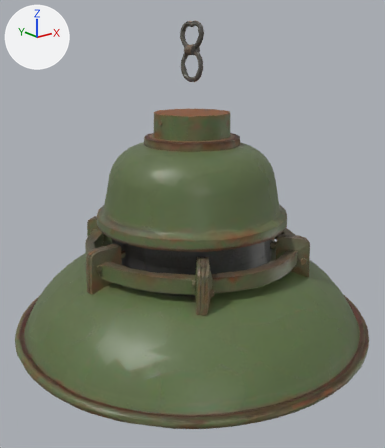
The glTF model godot/assets/fiume_lento/lampada_capannone.glb, before and after one commit.
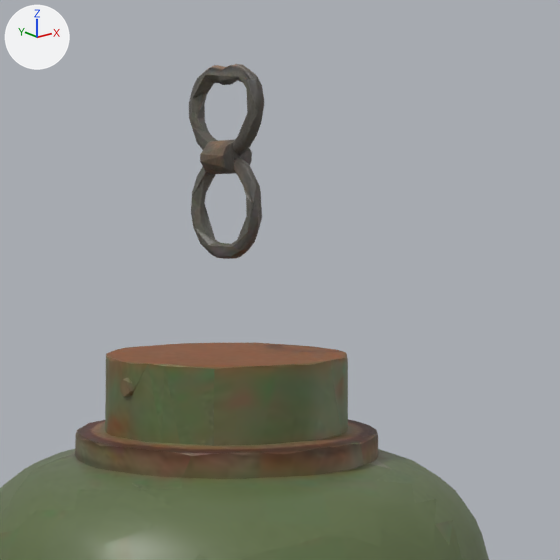
There are two pictures of each version: one whole from a 50 mm lens placed at (-0.447, -0.56, -0.044), pointed at (-0.01, -0.014, -0.262), one close up on the part from 31% to 77% of the width and 0% to 40% of the height. The axes (+X, +Y, +Z) are drawn at upper left. The lights are the same throughout. The first two pictures are the older version. Vertices at exactly the same position are counted once.
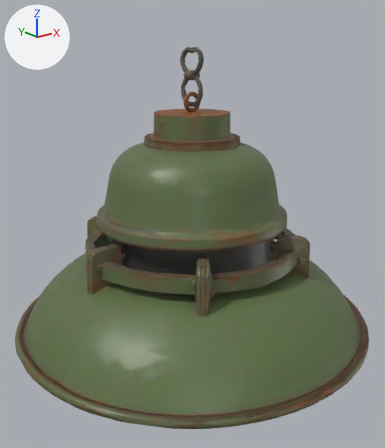
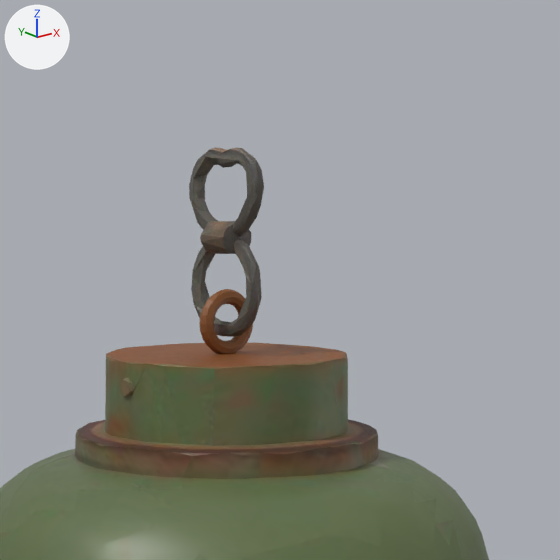
The newer file is also turned or shifted as a whole; pictures and numbers use the older file's frame.

Pixel boxes [x1, y1, x2, y2] of what changed, in the close-ups (560 x 560 px; the box of a moved part takes in the faces that stretch with it):
'Mesh_0', reshaped: before [0, 64, 489, 560]; after [0, 148, 489, 560]
part 1 of me_mesh_0, added (brown): after [199, 289, 253, 354]
part 2 of me_mesh_0, moved or reshaped: before [189, 64, 264, 259]; after [189, 148, 264, 337]
part 3 of me_mesh_0, surface changed: before [249, 165, 261, 192]; after [214, 162, 237, 168]

Patch to the scene script:
```diff
--- a/godot/assets/fiume_lento/lampada_capannone.glb.py
+++ b/godot/assets/fiume_lento/lampada_capannone.glb.py
@@ me_mesh_0 @@
 # used by ob_mesh_0; location = (0.0, 0.0, 0.0)
-me_mesh_0.from_pydata(...)  # 3940 vertices, 7922 faces; spans x -0.25..0.25, y -0.25..0.25, z -0.416..0.0
+me_mesh_0.from_pydata(...)  # 4132 vertices, 8306 faces; spans x -0.25..0.25, y -0.25..0.25, z -0.416..-0.031
+# me_mesh_0 part 1: a new loose piece, a torus around y (ring radius 0.0105, tube radius 0.003) spanning x -0.0135..0.0135, y -0.003..0.003, z -0.1138..-0.0868, in mat_material_0
+# me_mesh_0 part 2
+# 9 vertices are removed from x -0.003..0.004, y -0.007..0.012, z -0.008..-0.004
+# 51 faces are deleted
+# 142 vertices in x -0.007..0.007, y -0.022..0.024, z -0.075..0.0 move by (0.0, 0.0, -0.031)
+# 55 vertices in x -0.007..0.008, y -0.022..0.023, z -0.074..0.0 move by (0.0, 0.0, -0.032)
+# 9 vertices move from x -0.001..0.003, y -0.021..-0.007, z -0.059..-0.036 to x -0.003..0.004, y -0.007..0.012, z -0.039..-0.035
+# 9 vertices are added at x -0.001..0.003, y -0.021..-0.007, z -0.09..-0.068
+# 51 new faces join them
+# me_mesh_0 part 3: 6 kept faces spanning x -0.003..0.003, y -0.007..0.006, z -0.039..-0.036 get new texture (UV) coordinates
 me_mesh_0.materials.append(mat_material_0)
```
